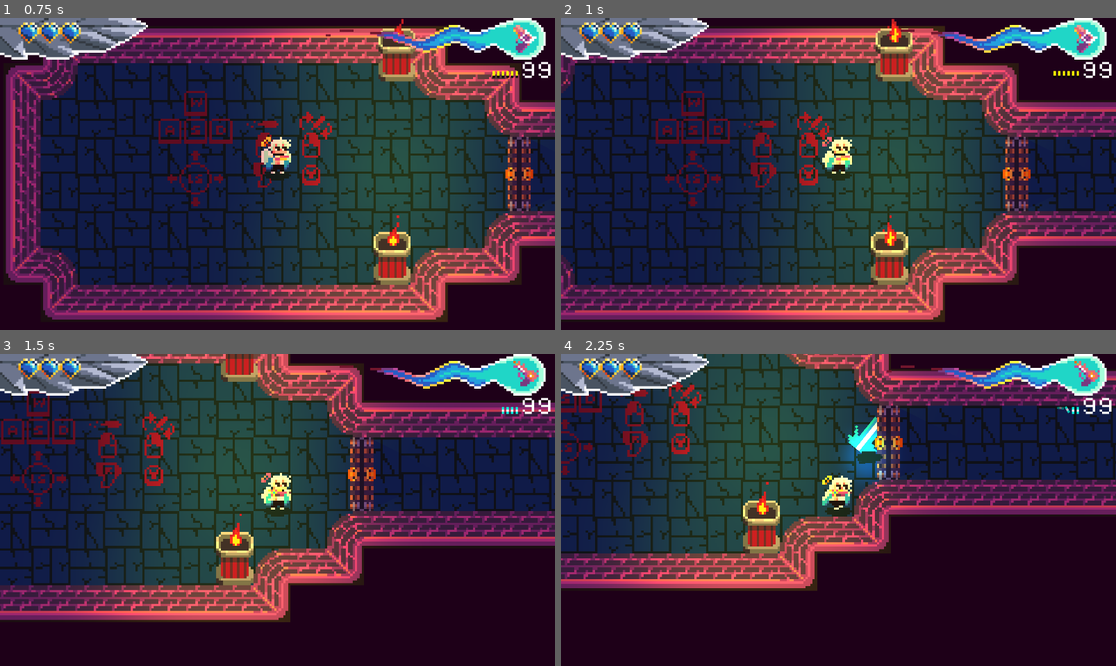
Above: before the commit, frames 1-4 (two rows, left to right).
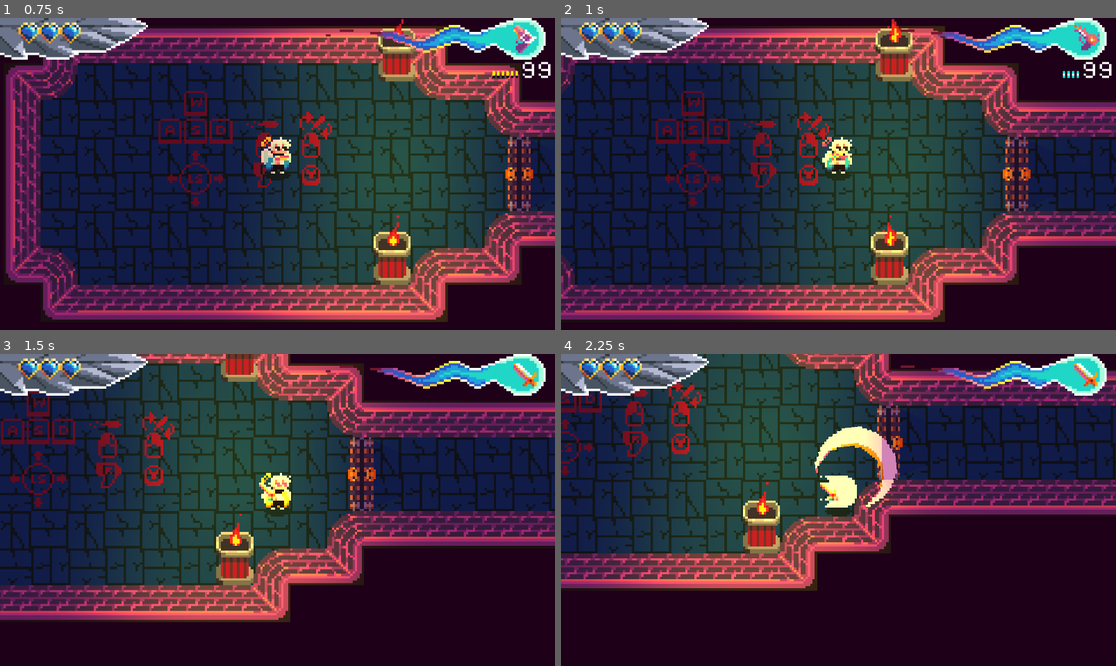
Above: after the commit, the same moments.

Repository: NielsOuvrard/TheShadowOfHeaven
Game: Godot game, scene res://Scenes/gameplay.tscn
Two runs of this game, one before a commit and one after it. Both use one fixed random seed, a clock stepped at 60 frames per second and the inputs below.
Inputs (mouse positions are in pixels of both pictures, inside the frame that each line leads up to):
- Up to frame 1 (0.75 s): move the mouse to (399, 158) at 0.52 s; hold Right (move_right) from 0.53 s (still down); hold Q (change_weapon) from 0.53 s (still down)
- Up to frame 2 (1 s): keep holding Right (move_right); keep holding Q (change_weapon); tap Shift (dash) at 0.8 s
- Up to frame 3 (1.5 s): move the mouse to (166, 525) at 1.27 s; release Right (move_right) at 1.28 s; release Q (change_weapon) at 1.28 s; hold Down (move_down) from 1.28 s (still down); tap Shift (dash) at 1.35 s
- Up to frame 4 (2.25 s): click (727, 525) at 1.55 s; move the mouse to (894, 441) at 2.02 s; release Down (move_down) at 2.03 s; press the mouse at (894, 441) at 2.03 s; hold Right (move_right) from 2.03 s (still down)

Frame 1 is identical in both runs. In frame 2, 0.4% of the frame differs, in the area x 47-98%, y 2-47%; in frame 3, 0.6%; in frame 4, 2.6%, in the area x 45-100%, y 2-50%.

Commit message:
enemy state nothing can recieve bullet, shoot_cooldown.wait_time variable, z_index key chest

Diff:
--- a/Scenes/chest.tscn
+++ b/Scenes/chest.tscn
@@ -107,6 +107,7 @@
 frame_progress = 1.0
 
 [node name="Key" type="Sprite2D" parent="."]
+z_index = 2
 position = Vector2(0, -28)
 texture = ExtResource("4_5acnk")
 vframes = 2
--- a/Scenes/sectarian.tscn
+++ b/Scenes/sectarian.tscn
@@ -100,7 +100,7 @@
 "duration": 1.0,
 "texture": SubResource("AtlasTexture_bvl7t")
 }],
-"loop": true,
+"loop": false,
 "name": &"attack",
 "speed": 5.0
 }, {
@@ -117,7 +117,7 @@
 "duration": 1.0,
 "texture": SubResource("AtlasTexture_tm7tk")
 }],
-"loop": true,
+"loop": false,
 "name": &"death",
 "speed": 5.0
 }, {
@@ -151,7 +151,7 @@
 "duration": 1.0,
 "texture": SubResource("AtlasTexture_gwa7y")
 }],
-"loop": true,
+"loop": false,
 "name": &"hit",
 "speed": 5.0
 }, {
@@ -184,7 +184,7 @@
 [node name="Sprites" type="AnimatedSprite2D" parent="." index="2"]
 position = Vector2(0, -8)
 sprite_frames = SubResource("SpriteFrames_rc5ba")
-animation = &"move"
+autoplay = "default"
 
 [node name="Hitbox" type="Area2D" parent="." index="3"]
 collision_layer = 4
--- a/Scripts/enemy_basic.gd
+++ b/Scripts/enemy_basic.gd
@@ -276,7 +276,7 @@
 
 func _on_hitbox_knockback_emit(attack: Attack) -> void:
 	knockback_velocity = (position - attack.position).normalized() * attack.knockback
-	if state == State.WALKING:
+	if state == State.WALKING or state == State.NOTHING:
 		state = State.SEARCHING
 		state_searching = StateSearching.ROTATE_ORIGIN_DAMAGE
 		last_time_i_saw_him = attack.position
--- a/Scripts/player.gd
+++ b/Scripts/player.gd
@@ -221,10 +221,12 @@
 	# * Actions
 	if shoot_cooldown.is_stopped():
 		if Input.is_action_pressed('reload'):
+			shoot_cooldown.wait_time = 0.2 # TODO reload cooldown
 			shoot_cooldown.start()
 			reload()
 
 		if Input.is_action_pressed('change_weapon'):
+			shoot_cooldown.wait_time = 0.2  # TODO change weapon cooldown
 			shoot_cooldown.start()
 			change_weapon()
 
@@ -232,6 +234,7 @@
 			shoot()
 
 		if Input.is_action_pressed('dash'):
+			shoot_cooldown.wait_time = 0.2 # TODO dash cooldown
 			animation_handler.add_animation(Data.Animations.DASH)
 			# TODO
 
